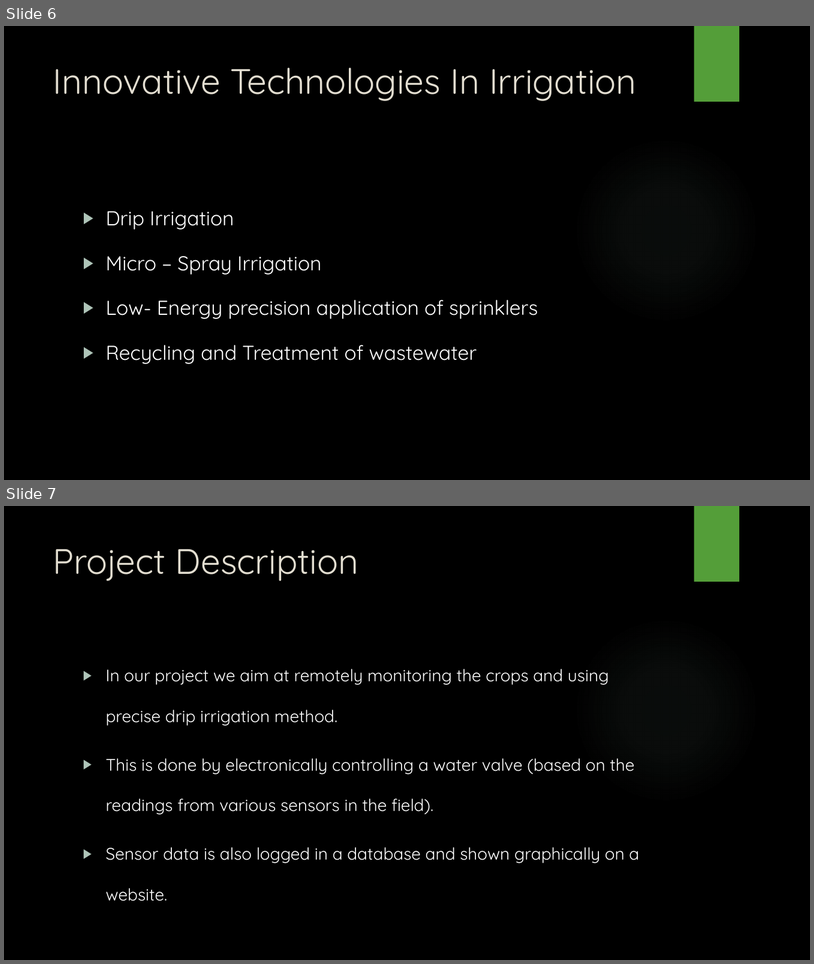
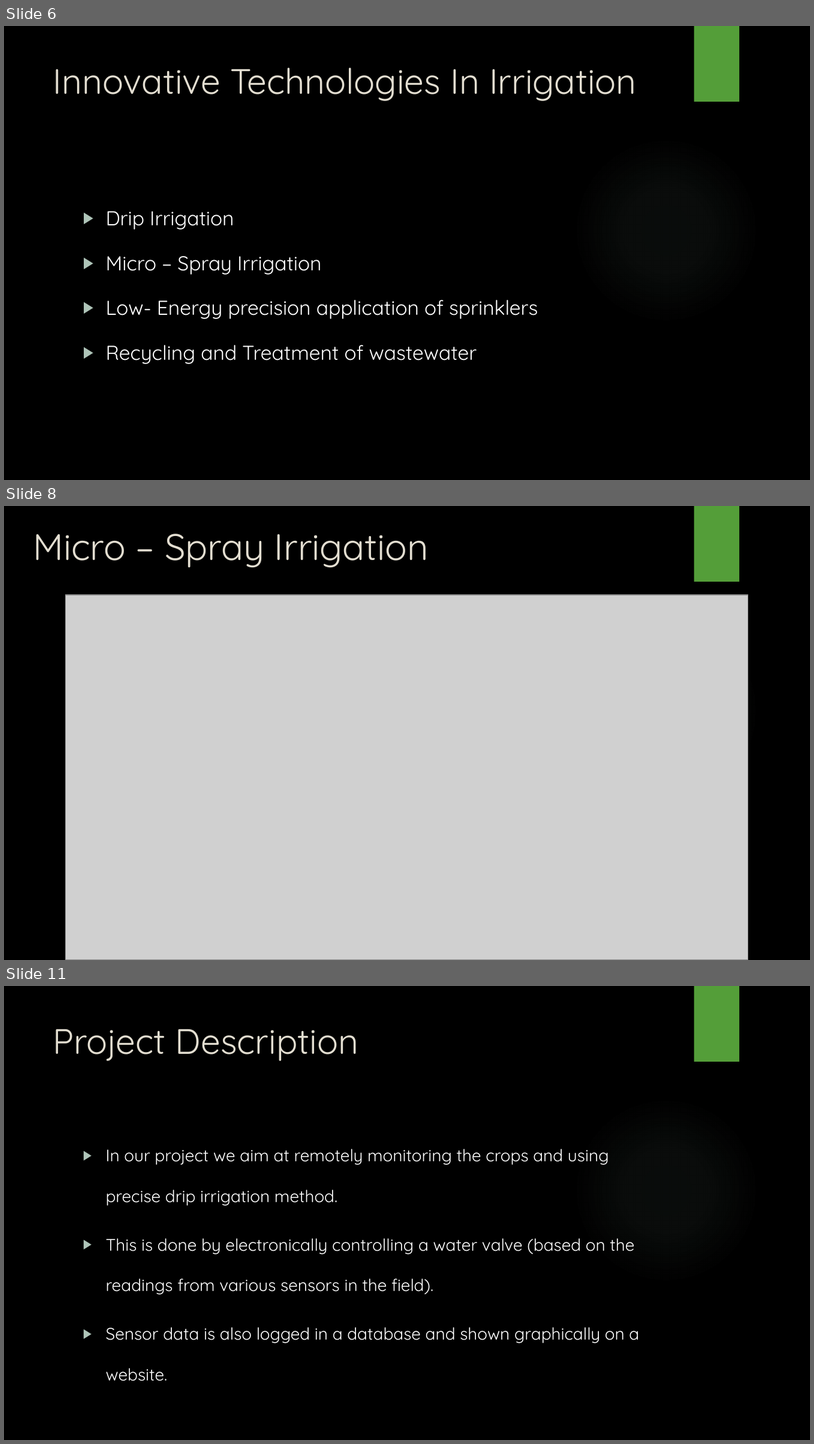
Before and after one commit to Haz-IQ/Precise-Agriculture, a slide deck: Final Presentation PA (1).pptx. Shown one above the other, each under a label of ours: slides 6 and 7 before the commit, slides 6, 8 and 11 after it; the slides between them are not shown. The pictures are 814x964 and 814x1444 pixels, drawn with LibreOffice and Linux fonts; fonts in the diff are those of the drawing; grey boxes stand for pictures; background and template pictures are left out. Boxes give left, top, right and bottom in pixels: in the first picture for what was removed or moved away, otherwise in the second. Text is boxed around its words. In the diff, an @@ line names an element or a change of style, - is before the commit and + after.

```diff
--- a/Final Presentation PA (1).pptx
+++ b/Final Presentation PA (1).pptx
@@ slide 8 added at <box>4,506,810,960</box>, background picture (left out); not listed: 2 template elements that a slide beside it also shows @@
@@ title added at <box>33,534,429,568</box>, 44 pt, text #E3DED1 @@
+Micro – Spray Irrigation
@@ picture added at <box>65,595,748,960</box> @@
@@ what was slide 7 is now slide 11 @@
```
Also in this commit, not shown: 1 slide changed, 3 other slides added.
